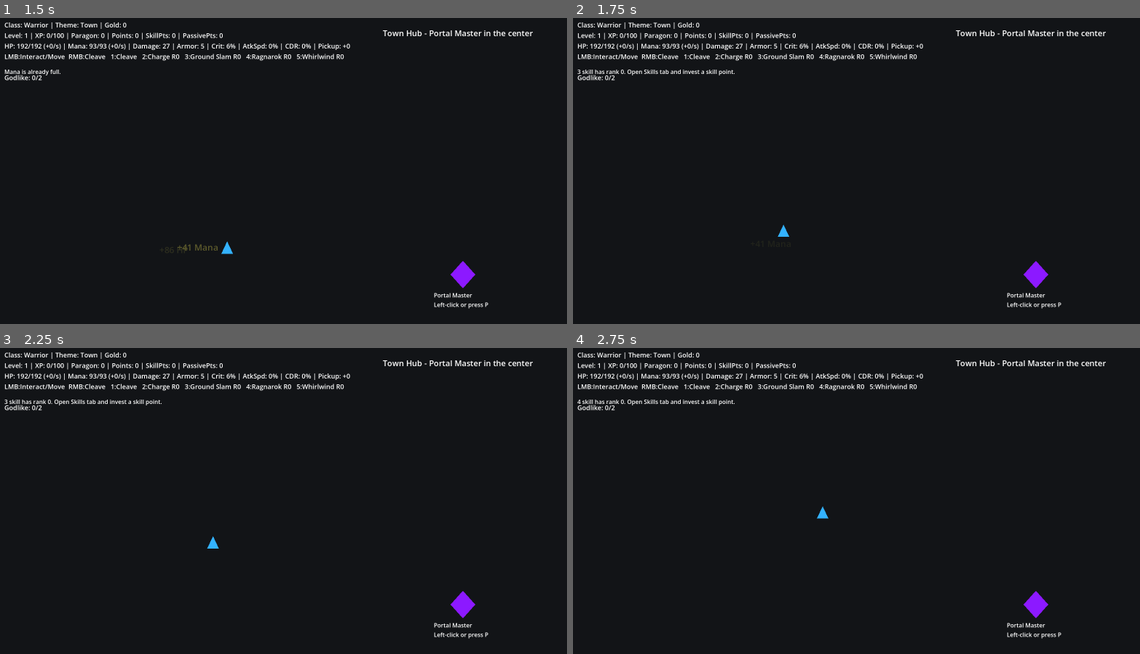
Above: before the commit, frames 1-4 (two rows, left to right).
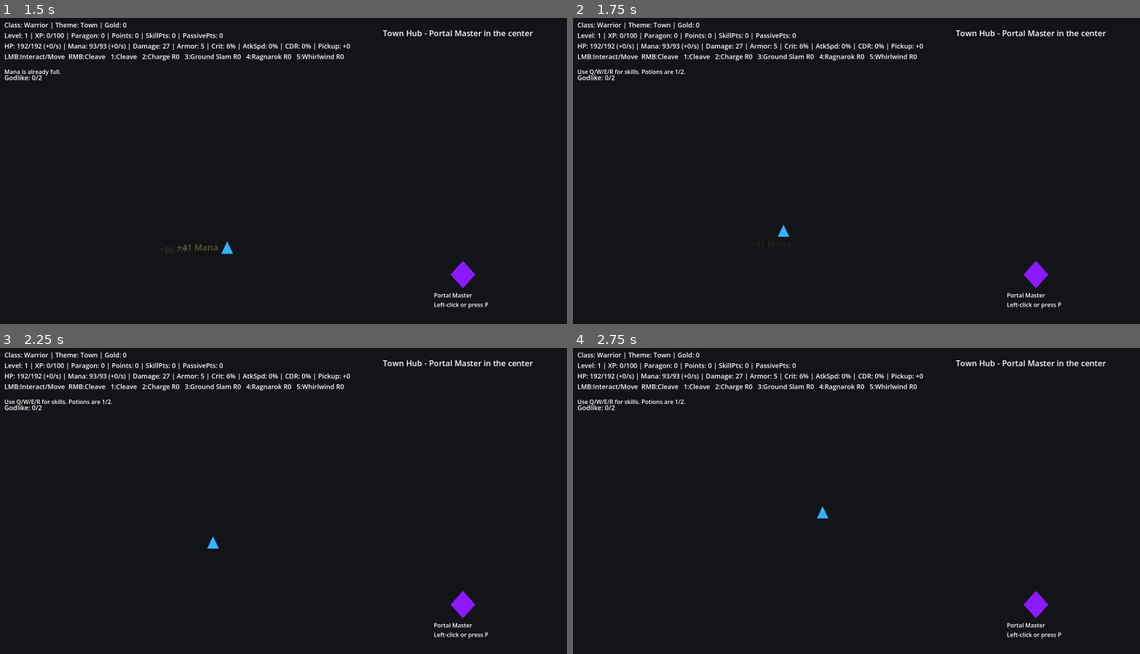
Above: after the commit, the same moments.

Repository: timjohan93-cyber/Eternal-Realms
Game: Godot game, scene res://scenes/Main.tscn
Same seed, same stepped clock (60 frames per second), same inputs: the game is played once before the commit and once after it.
Inputs (mouse positions are in pixels of both pictures, inside the frame that each line leads up to):
- Up to frame 1 (1.5 s): tap P at 0.5, 1.25 s; move the mouse to (413, 158) at 0.52 s; hold D 0.53-1.28 s; tap 1 at 0.6 s; click (413, 158) at 0.67 s; tap 2 at 0.8, 1.35 s; move the mouse to (170, 192) at 1.27 s; hold S from 1.28 s (still down); click (170, 192) at 1.42 s
- Up to frame 2 (1.75 s): keep holding S; tap 3 at 1.55 s
- Up to frame 3 (2.25 s): tap P at 2 s; move the mouse to (345, 433) at 2.02 s; release S at 2.03 s; hold D from 2.03 s (still down); tap 3 at 2.1 s; click (345, 433) at 2.17 s
- Up to frame 4 (2.75 s): keep holding D; tap 4 at 2.3 s

Frame 1 is identical in both runs. In frame 2, 0.3% of the frame differs, in the area x 0-29%, y 16-19%; in frame 3, 0.3%; in frame 4, 0.3%.

Commit message:
Clean up V7.5 gameplay keybind conflicts

Diff:
--- a/scripts/MainV75.gd
+++ b/scripts/MainV75.gd
@@ -1,8 +1,7 @@
 extends "res://scripts/MainV74.gd"
 
-# Eternal Realms V7.5.0
-# Keybind Options Menu Foundation
-# Adds an Options/Keybinds panel and a safe ARPG default preset.
+# Eternal Realms V7.5.1
+# Keybind Options Menu Foundation + safer gameplay keybind cleanup.
 
 var keybind_panel: Panel
 var keybind_label: Label
@@ -26,8 +25,16 @@
 	update_hud()
 	update_v73_action_bar()
 
+func is_gameplay_keybind_context() -> bool:
+	if keybind_panel != null and keybind_panel.visible:
+		return false
+	if inventory_open or character_open or merchant_open or blacksmith_open or mystic_open or dev_open:
+		return false
+	if game_menu_open:
+		return false
+	return true
+
 func apply_v75_default_action_bar() -> void:
-	# Keep old assignments but expose them through the preferred ARPG layout.
 	if not combat_skill_slots.has("Q"):
 		combat_skill_slots["Q"] = int(combat_skill_slots.get("1", 0))
 	if not combat_skill_slots.has("W"):
@@ -116,14 +123,14 @@
 		return
 	var text := "Current Eternal Realms keybind preset:\n\n"
 	text += "LMB = Move / Interact / Basic Attack\n"
-	text += "RMB = " + str(keybinds["RMB Skill"]) + " Main Skill\n"
+	text += "RMB = Main Skill\n"
 	text += "Q = Skill 1\n"
 	text += "W = Skill 2\n"
 	text += "E = Skill 3\n"
 	text += "R = Ultimate / Skill 4\n"
 	text += "1 = Health Potion\n"
 	text += "2 = Mana Potion\n\n"
-	text += "This is the first safe keybind menu.\nNext version: click an action, then press any key to rebind it."
+	text += "F10 opens this panel.\nGameplay keybinds only fire when no UI window is open."
 	keybind_label.text = text
 
 func toggle_v75_keybind_options() -> void:
@@ -136,40 +143,39 @@
 
 func handle_input() -> void:
 	if keybind_panel != null and keybind_panel.visible:
-		if key_just_pressed(KEY_ESCAPE):
+		if key_just_pressed(KEY_ESCAPE) or key_just_pressed(KEY_F10):
 			keybind_panel.visible = false
 			return
-		# Panel buttons handle mouse themselves; block gameplay input behind the panel.
 		if Input.is_mouse_button_pressed(MOUSE_BUTTON_LEFT):
 			if get_panel_rect_global(keybind_panel).has_point(get_viewport().get_mouse_position()):
 				return
 
-	# F10 opens keybind options for now.
 	if key_just_pressed(KEY_F10):
 		toggle_v75_keybind_options()
 		return
 
-	# Potion keys are moved away from Q/E so QWER can become skill keys.
-	if key_just_pressed(KEY_1):
-		use_health_potion()
-		return
-	if key_just_pressed(KEY_2):
-		use_mana_potion()
-		return
-
-	# New ARPG skill keys.
-	if key_just_pressed(KEY_Q):
-		use_combat_slot("Q")
-		return
-	if key_just_pressed(KEY_W):
-		use_combat_slot("W")
-		return
-	if key_just_pressed(KEY_E):
-		use_combat_slot("E")
-		return
-	if key_just_pressed(KEY_R):
-		use_combat_slot("R")
-		return
+	if is_gameplay_keybind_context():
+		if key_just_pressed(KEY_1):
+			use_health_potion()
+			return
+		if key_just_pressed(KEY_2):
+			use_mana_potion()
+			return
+		if key_just_pressed(KEY_3) or key_just_pressed(KEY_4) or key_just_pressed(KEY_5):
+			loot_label.text = "Use Q/W/E/R for skills. Potions are 1/2."
+			return
+		if key_just_pressed(KEY_Q):
+			use_combat_slot("Q")
+			return
+		if key_just_pressed(KEY_W):
+			use_combat_slot("W")
+			return
+		if key_just_pressed(KEY_E):
+			use_combat_slot("E")
+			return
+		if key_just_pressed(KEY_R):
+			use_combat_slot("R")
+			return
 
 	super.handle_input()
 
